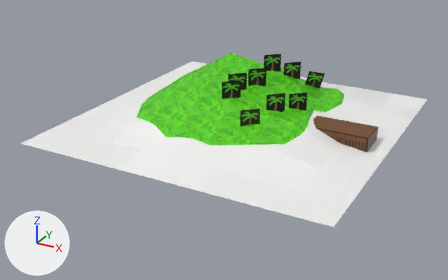
A saved change to the OBJ model 3d/island.obj.
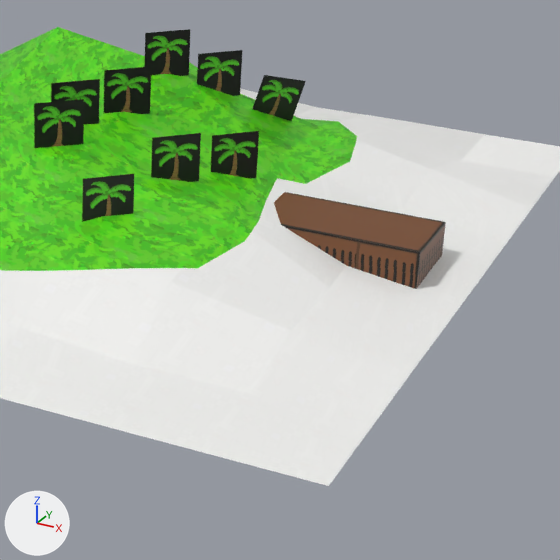
Each version is shown whole from a camera (50 mm lens) standing at (4.39, -8.59, 3.85) and looking at (-0.1, -0.43, -0.23), then close up on the part from 47% to 94% of the width and 15% to 91% of the height. The axes (+X, +Y, +Z) are drawn at lower left. The lights are the same throughout. The older version's two pictures come first. Where no turn or scale is listed for an object, it has been applied to the vertices.

Names of what the first close-up shows: 'Bush', 'Bush.001', 'Bush.002', 'Bush.003', 'Bush.004', 'Bush.005', 'Bush.006', 'Bush.007', 'Bush.008', 'Pier', 'Terrain'.
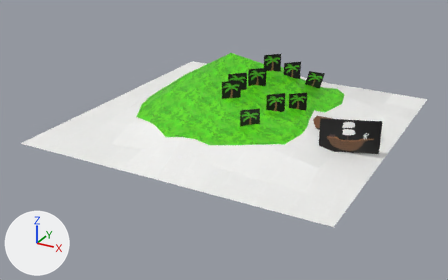
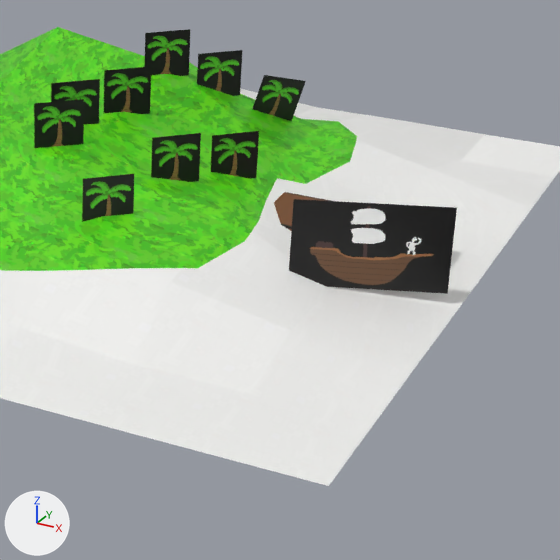
Commit message: add ship!

What differs and where, as boxes (x1, y1, x2, y2) in the close-ups (560 x 560 px):
'Ship', added: after (289, 199, 457, 294)
'Pier', unchanged, covered by the edit: before (274, 192, 446, 289); after (274, 192, 331, 231)

The change in detail:
Picture 'ship.png' (img_ship_png) is new.
Material 'Ship' (mat_ship) is new.
Its texture is img_ship_png.
Mesh me_ship is new.
It has 4 vertices, 1 face and spans x 1.622..2.43, y -0.714..-0.41, z 0.072..0.579.
It uses material mat_ship (picture img_ship_png).
Object 'Ship' (ob_ship) is new; it shows me_ship.
Its location is (0.0, 0.0, 0.0).
